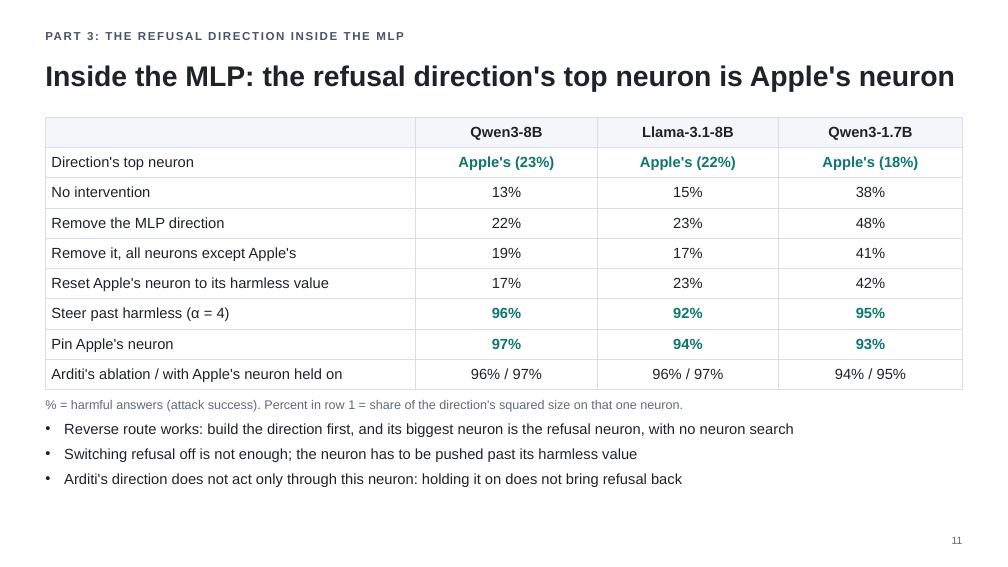
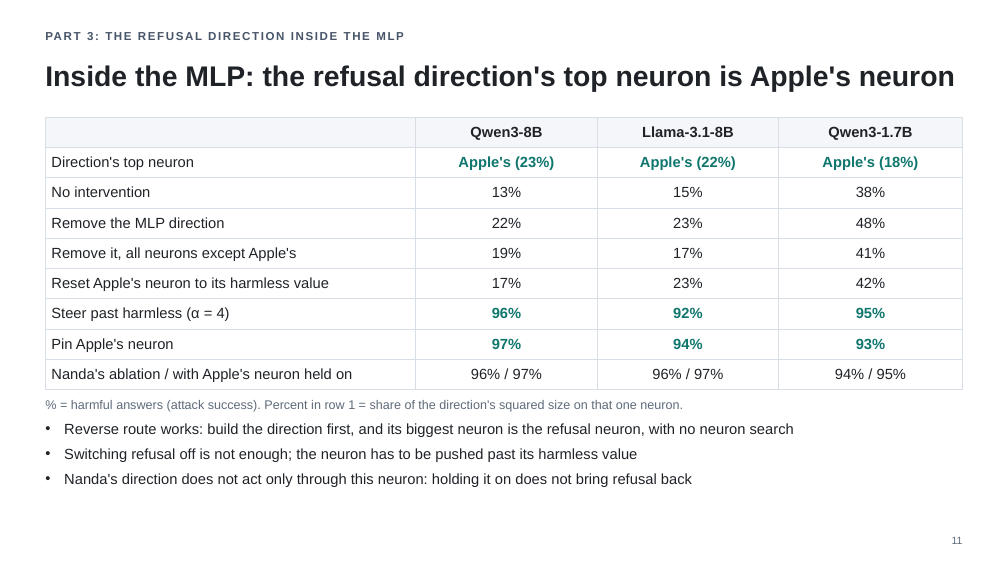
Before and after one commit to fjoad/refusal-neurons, a slide deck: slide 11 of slides/refusal_neurons_2026-11-05.pptx. Drawn at 1008x567 pixels with LibreOffice and Linux fonts; fonts in the diff are those of the drawing. Boxes give left, top, right and bottom in pixels: in the first picture for what was removed or moved away, otherwise in the second. Text is boxed around its words. In the diff, an @@ line names an element or a change of style, - is before the commit and + after.

```diff
--- a/slides/refusal_neurons_2026-11-05.pptx
+++ b/slides/refusal_neurons_2026-11-05.pptx
@@ table at (x1=45, y1=117, x2=963, y2=386) @@
-row 9, column 1: Arditi's ablation / with Apple's neuron held on
+row 9, column 1: Nanda's ablation / with Apple's neuron held on
@@ text at (x1=64, y1=473, x2=692, y2=487): text changed @@
-• Arditi's direction does not act only through this neuron: holding it on does not bring refusal back
+• Nanda's direction does not act only through this neuron: holding it on does not bring refusal back
```
Also in this commit, not shown: 6 other slides changed, 2 other files.
